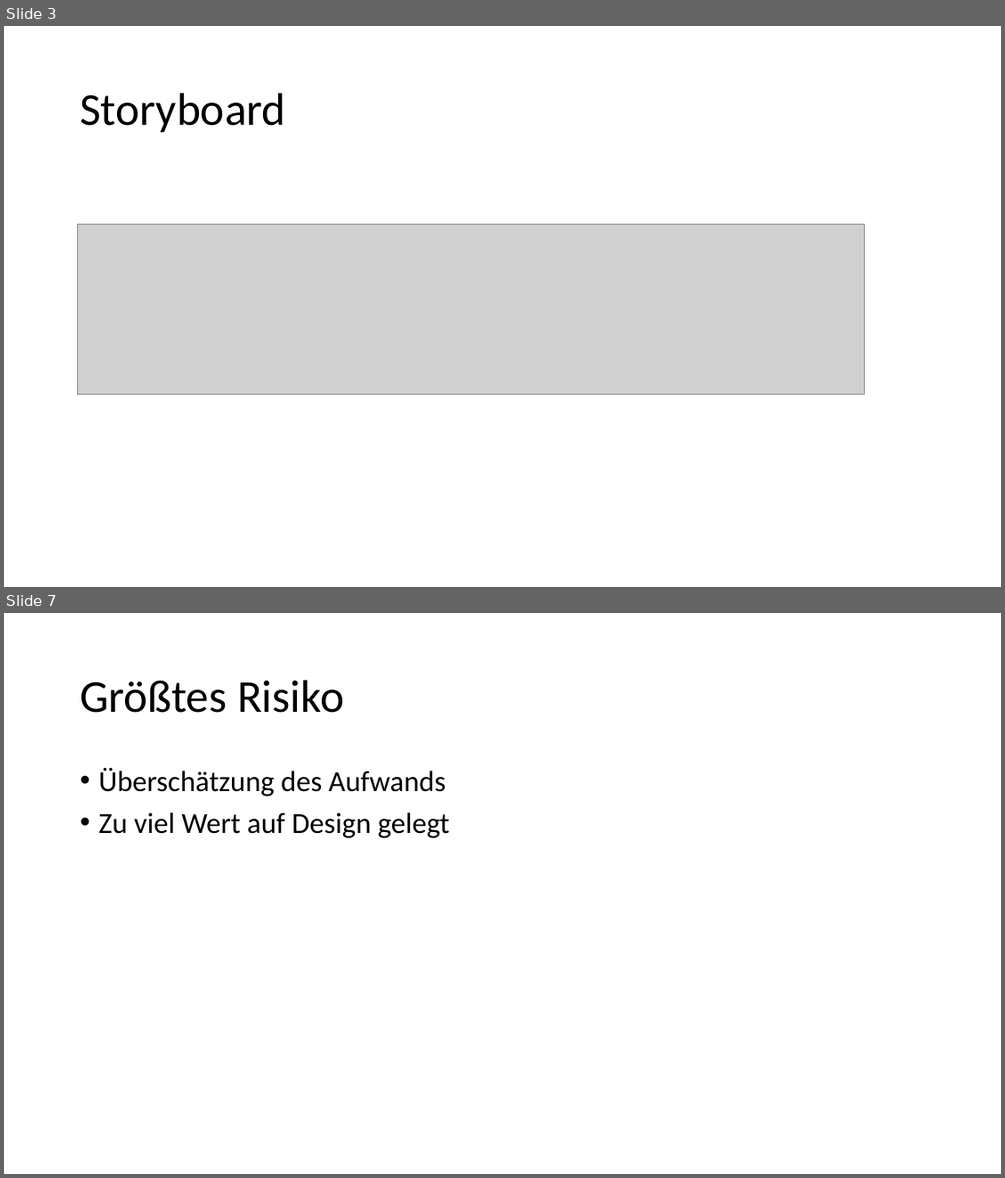
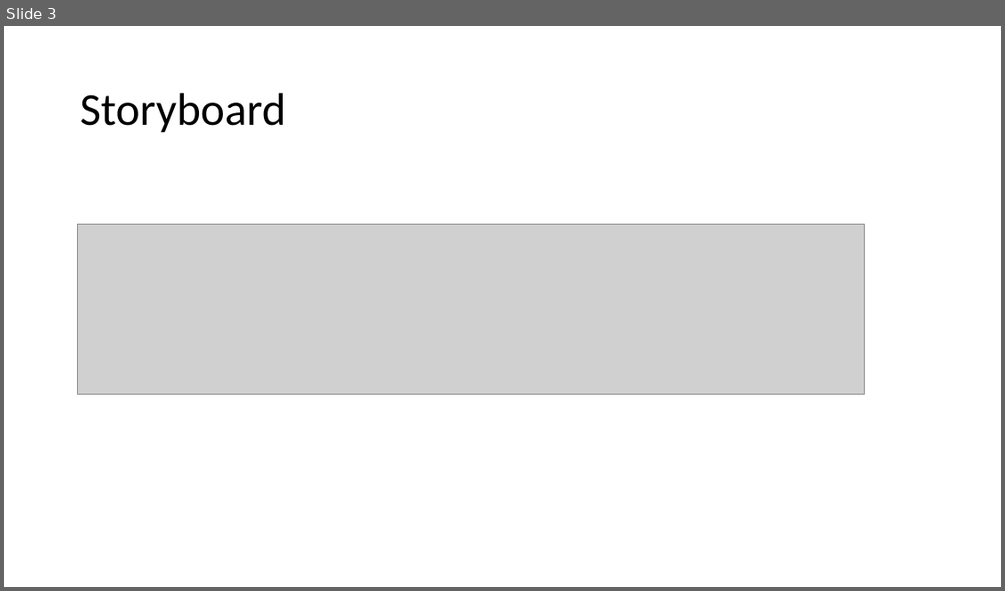
Before and after one commit to nielsq/CreativeNonSense, a slide deck: 12-Skymensions-JanzenQuanzJonetzko.pptx. Shown one above the other, each under a label of ours: slides 3 and 7 before the commit, slide 3 after it; the slides between them are not shown. The pictures are 1005x1178 and 1005x591 pixels, drawn with LibreOffice and Linux fonts; fonts in the diff are those of the drawing; grey boxes stand for pictures. Boxes give left, top, right and bottom in pixels: in the first picture for what was removed or moved away, otherwise in the second. Text is boxed around its words. In the diff, an @@ line names an element or a change of style, - is before the commit and + after.

```diff
--- a/12-Skymensions-JanzenQuanzJonetzko.pptx
+++ b/12-Skymensions-JanzenQuanzJonetzko.pptx
@@ slide 7 removed at (4,613,1001,1174), background #FFFFFF @@
@@ title removed at (80,680,344,713) @@
-Größtes Risiko
@@ text removed at (98,768,450,838) @@
-• Überschätzung des Aufwands
-• Zu viel Wert auf Design gelegt
```
Also in this commit, not shown: 1 slide changed, 5 slides added, 2 other slides removed, 3 other files.
